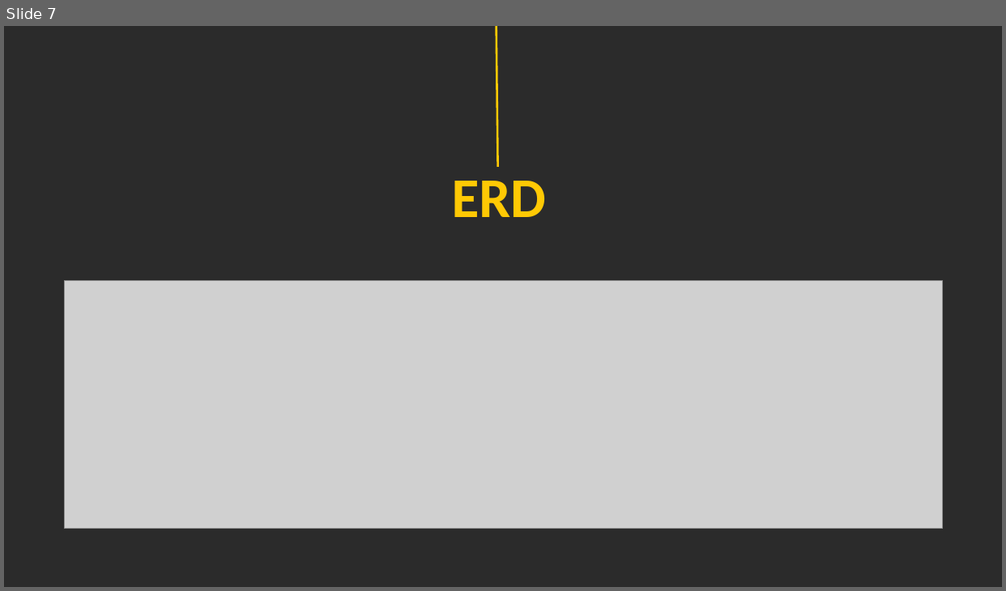
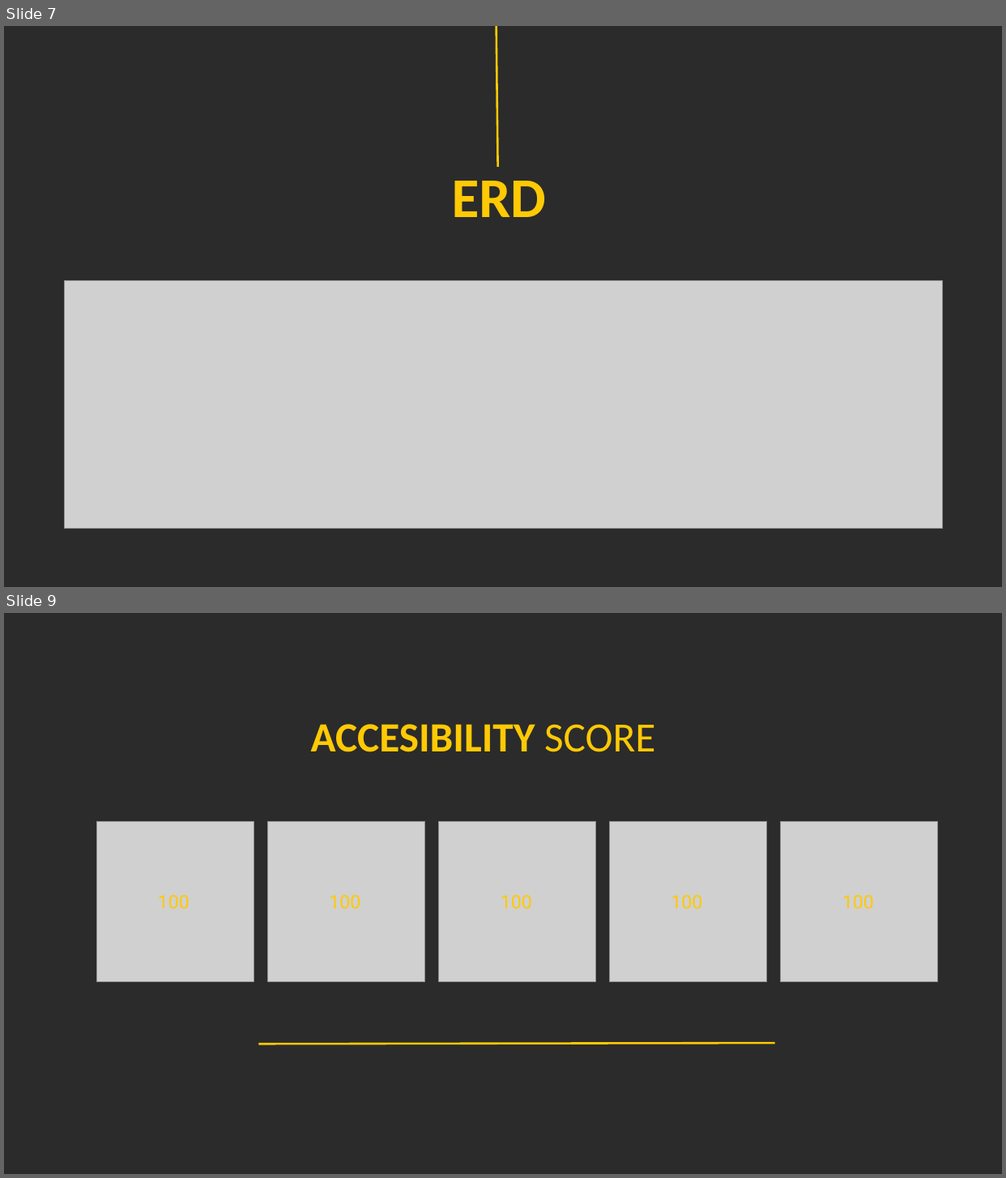
Before and after one commit to BrandalfGray/Processes, a slide deck: Presentation 4.pptx. Shown one above the other, each under a label of ours: slide 7 before the commit, slides 7 and 9 after it; the slides between them are not shown. The pictures are 1006x591 and 1006x1178 pixels, drawn with LibreOffice and Linux fonts; fonts in the diff are those of the drawing; grey boxes stand for pictures; background and template pictures are left out; a plain dark background stands for a picture behind light text. Boxes give left, top, right and bottom in pixels: in the first picture for what was removed or moved away, otherwise in the second. Text is boxed around its words. In the diff, an @@ line names an element or a change of style, - is before the commit and + after.

```diff
--- a/Presentation 4.pptx
+++ b/Presentation 4.pptx
@@ slide 9 added at [4,613,1002,1174], background picture (left out) @@
@@ text added at [311,724,655,752], 40 pt, text #FFC904, bold @@
+ACCESIBILITY SCORE
@@ picture added at [96,821,253,982] @@
@@ picture added at [267,821,424,982] @@
@@ picture added at [438,821,595,982] @@
@@ picture added at [610,821,767,982] @@
@@ picture added at [780,821,938,982] @@
@@ text added at [158,895,189,909], 18 pt, text #FFC904 @@
+100
@@ text added at [329,895,360,909], 18 pt, text #FFC904 @@
+100
@@ text added at [501,895,532,909], 18 pt, text #FFC904 @@
+100
@@ text added at [671,895,702,909], 18 pt, text #FFC904 @@
+100
@@ text added at [842,895,874,909], 18 pt, text #FFC904 @@
+100
@@ line added from (258, 1044) to (775, 1043), #FFC904 2 pt @@
```
Also in this commit, not shown: 6 slides changed, 3 other slides added.
